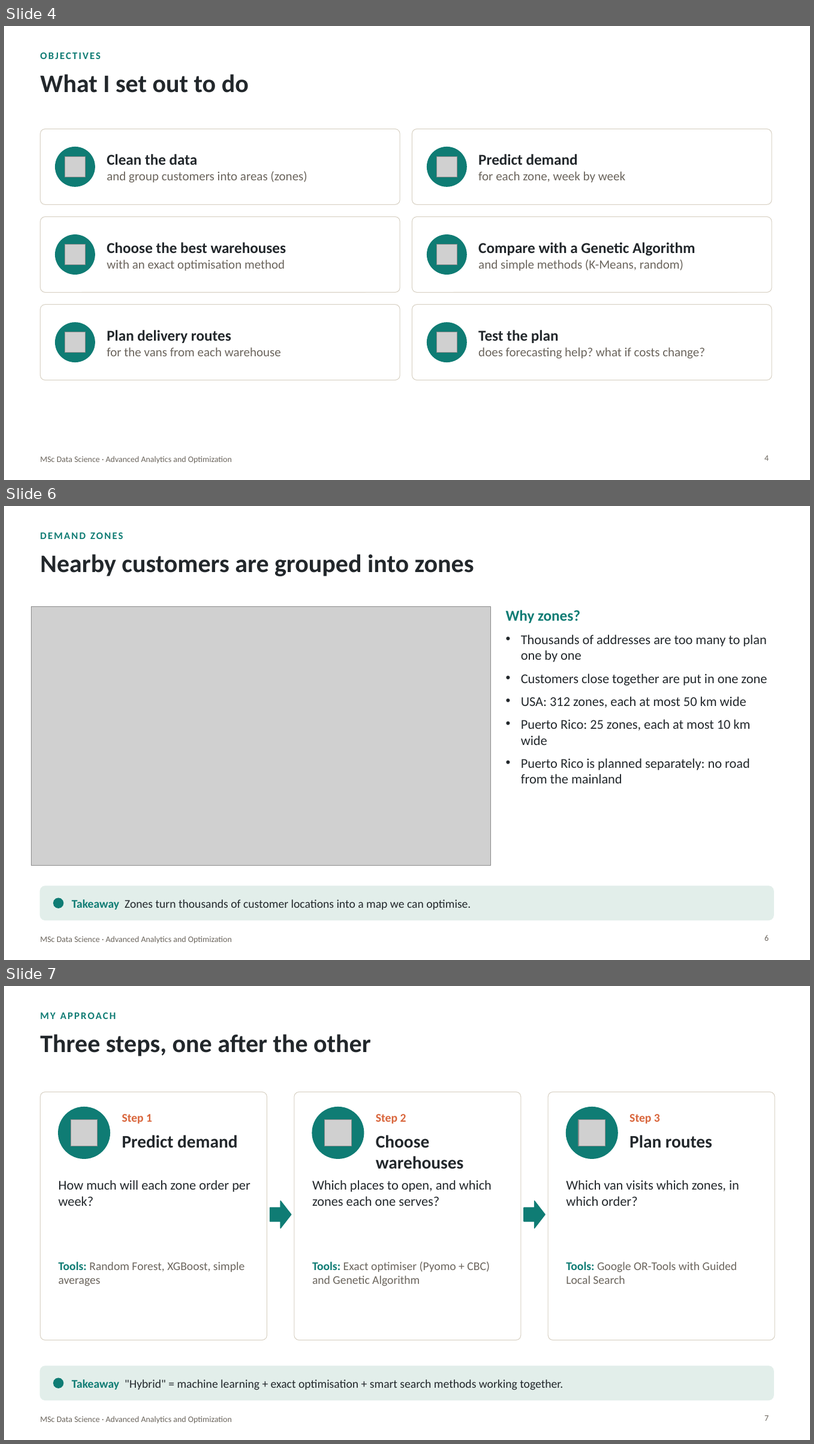
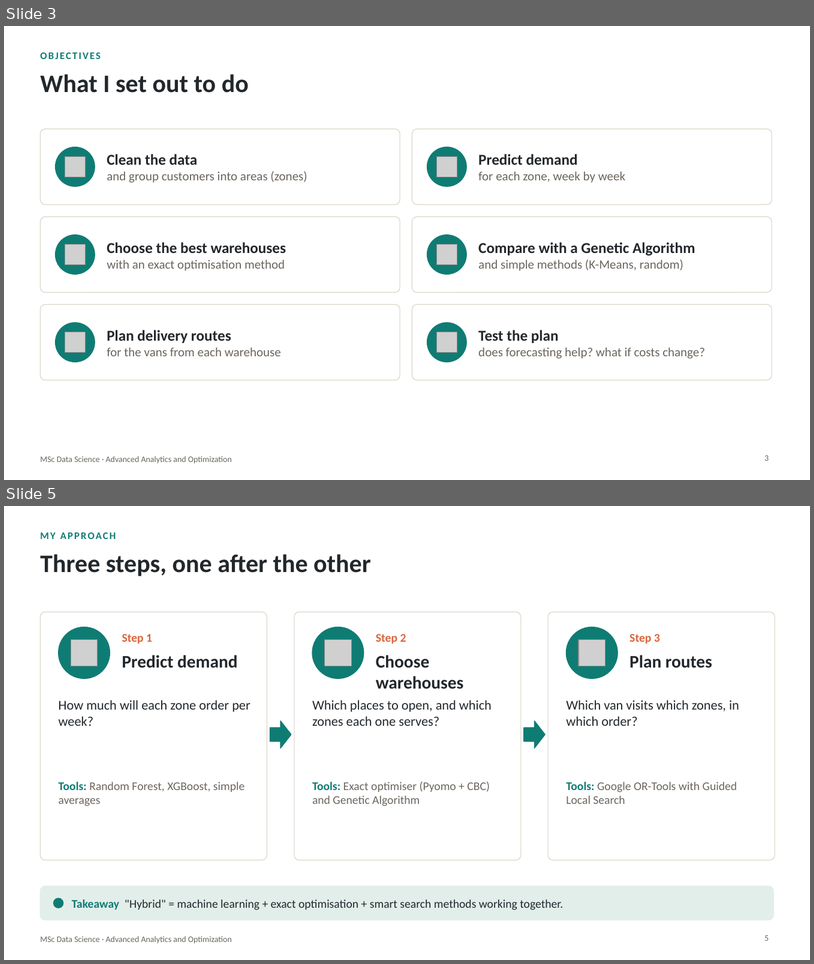
Before and after one commit to cmsoftx/Optimization, a slide deck: presentation/Ecommerce_Optimization_Easy_Presentation.pptx. Shown one above the other, each under a label of ours: slides 4, 6 and 7 before the commit, slides 3 and 5 after it; the slides between them are not shown. The pictures are 814x1444 and 814x964 pixels, drawn with LibreOffice and Linux fonts; fonts in the diff are those of the drawing; grey boxes stand for pictures; background and template pictures are left out. Boxes give left, top, right and bottom in pixels: in the first picture for what was removed or moved away, otherwise in the second. Text is boxed around its words. In the diff, an @@ line names an element or a change of style, - is before the commit and + after.

```diff
--- a/presentation/Ecommerce_Optimization_Easy_Presentation.pptx
+++ b/presentation/Ecommerce_Optimization_Easy_Presentation.pptx
@@ slide 6 removed at bbox=[4, 506, 810, 960], background picture (left out); not listed: 1 template element that a slide beside it also shows @@
@@ text removed at bbox=[40, 532, 123, 539] @@
-DEMAND ZONES
@@ title removed at bbox=[40, 554, 474, 576] @@
-Nearby customers are grouped into zones
@@ picture removed at bbox=[31, 606, 491, 865] @@
@@ text removed at bbox=[506, 610, 767, 783] @@
-Why zones?
-• Thousands of addresses are too many to plan one by one
-• Customers close together are put in one zone
-• USA: 312 zones, each at most 50 km wide
-• Puerto Rico: 25 zones, each at most 10 km wide
-• Puerto Rico is planned separately: no road from the mainland
@@ rounded rectangle removed at bbox=[40, 886, 774, 920] @@
@@ ellipse removed at bbox=[54, 898, 63, 907] @@
@@ text removed at bbox=[72, 899, 471, 909] @@
-Takeaway Zones turn thousands of customer locations into a map we can optimise.
@@ page number removed at bbox=[765, 934, 769, 940] @@
-6
@@ what was slide 4 is now slide 3 @@
@@ page number at bbox=[765, 455, 769, 460]: text changed @@
-4
+3
@@ what was slide 7 is now slide 5 @@
@@ page number at bbox=[765, 935, 769, 940]: text changed @@
-7
+5
```
Also in this commit, not shown: 6 slides changed, 1 slide added, 8 other slides removed, 2 other files.
